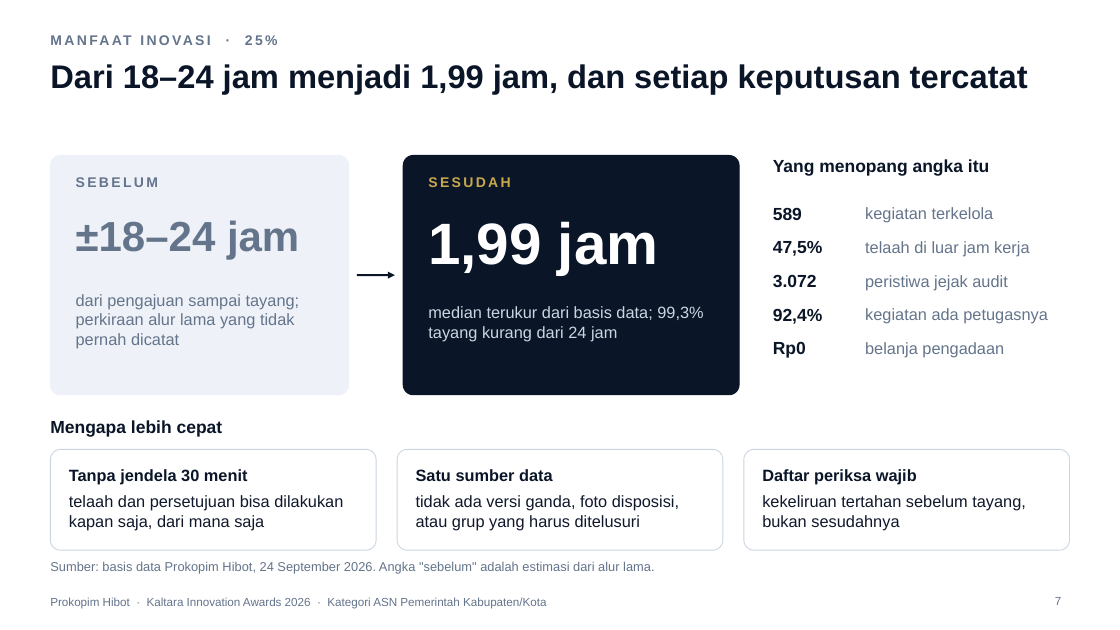
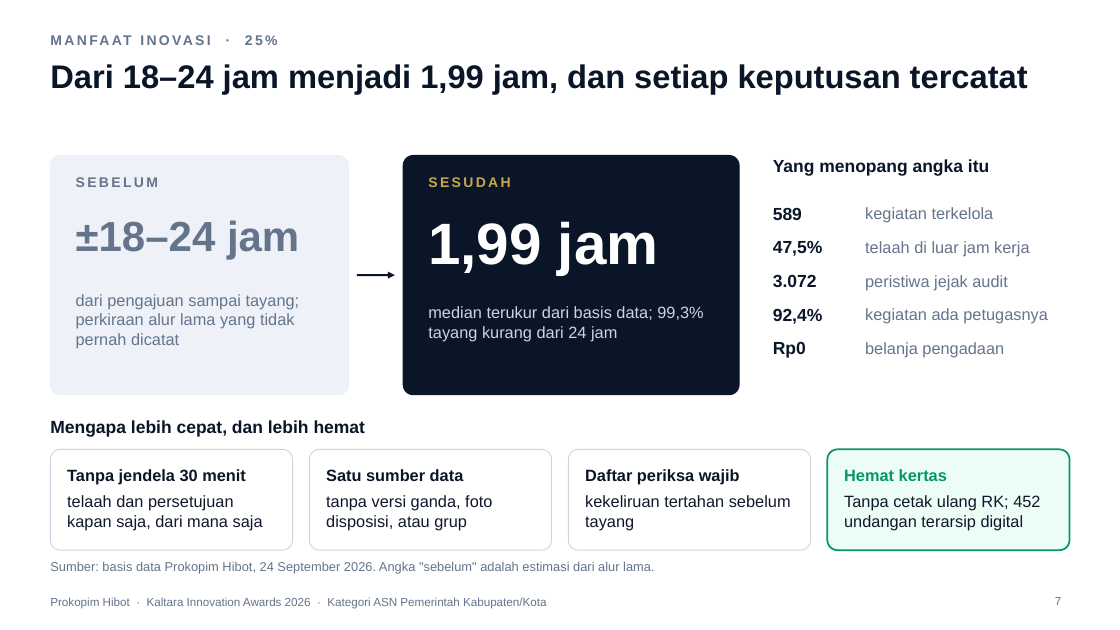
Before and after one commit to ega394/joyful-visuals, a slide deck: slide 7 of docs/lomba/kaltara/Paparan-Prokopim-Hibot-Kaltara-2026.pptx. Drawn at 1120x630 pixels with LibreOffice and Linux fonts; fonts in the diff are those of the drawing; background and template pictures are left out. Boxes give left, top, right and bottom in pixels: in the first picture for what was removed or moved away, otherwise in the second. Text is boxed around its words. In the diff, an @@ line names an element or a change of style, - is before the commit and + after.

```diff
--- a/docs/lomba/kaltara/Paparan-Prokopim-Hibot-Kaltara-2026.pptx
+++ b/docs/lomba/kaltara/Paparan-Prokopim-Hibot-Kaltara-2026.pptx
@@ text at bbox=[50, 420, 366, 437]: text changed @@
-Mengapa lebih cepat
+Mengapa lebih cepat, dan lebih hemat
@@ rounded rectangle: place and size @@
-rounded rectangle at bbox=[50, 450, 376, 550]
+rounded rectangle at bbox=[50, 450, 292, 550]
@@ rounded rectangle: place and size @@
-rounded rectangle at bbox=[397, 450, 723, 550]
+rounded rectangle at bbox=[309, 450, 551, 550]
@@ text "Satu sumber data": place and size @@
-text "Satu sumber data" at bbox=[416, 469, 553, 481]
+text "Satu sumber data" at bbox=[326, 469, 464, 481]
@@ rounded rectangle: place and size @@
-rounded rectangle at bbox=[744, 450, 1070, 550]
+rounded rectangle at bbox=[569, 450, 811, 550]
@@ text "Daftar periksa wajib": place and size @@
-text "Daftar periksa wajib" at bbox=[762, 469, 917, 484]
+text "Daftar periksa wajib" at bbox=[585, 469, 740, 484]
@@ rounded rectangle added at bbox=[828, 450, 1070, 550], fill #ECFDF5, outline #059669 1.5 pt @@
@@ text added at bbox=[844, 469, 947, 481], 14 pt, text #059669, bold @@
+Hemat kertas
@@ text at bbox=[67, 495, 263, 531]: text changed @@
-telaah dan persetujuan bisa dilakukan kapan saja, dari mana saja
+telaah dan persetujuan kapan saja, dari mana saja
@@ text at bbox=[326, 495, 492, 531]: text changed @@
-tidak ada versi ganda, foto disposisi, atau grup yang harus ditelusuri
+tanpa versi ganda, foto disposisi, atau grup
@@ text at bbox=[585, 495, 791, 531]: text changed @@
-kekeliruan tertahan sebelum tayang, bukan sesudahnya
+kekeliruan tertahan sebelum tayang
@@ text added at bbox=[844, 495, 1040, 531], 14 pt, text #0F172A @@
+Tanpa cetak ulang RK; 452 undangan terarsip digital
```
Also in this commit, not shown: 13 other files.
